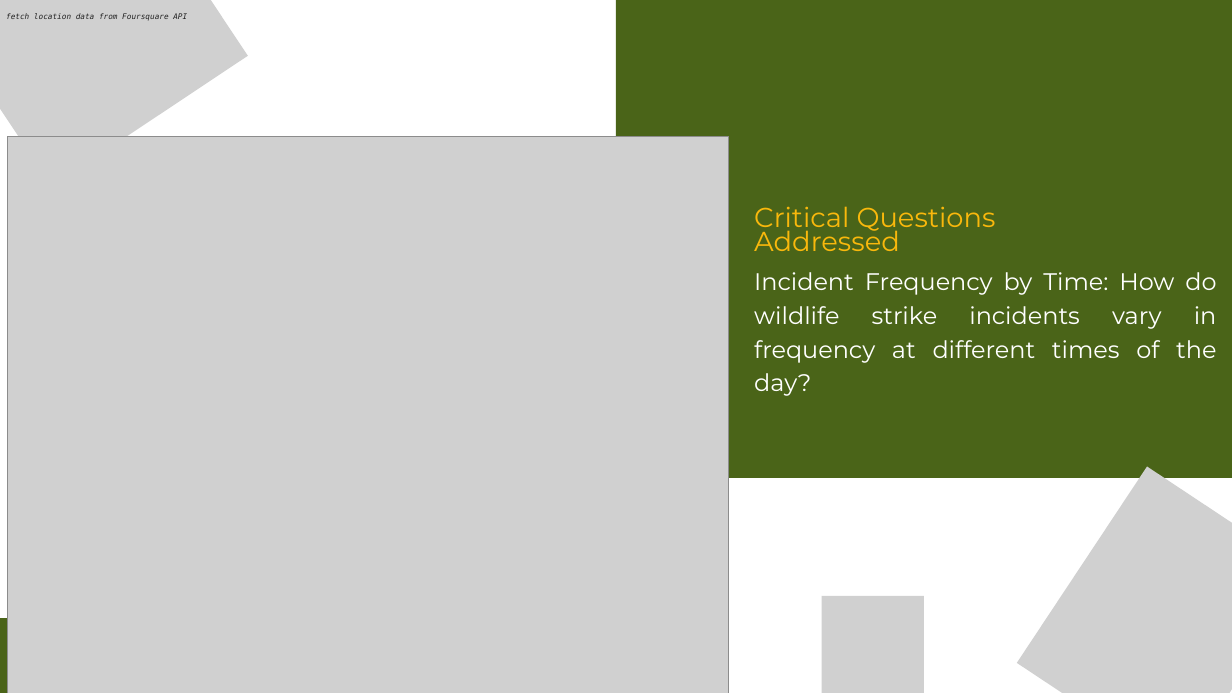
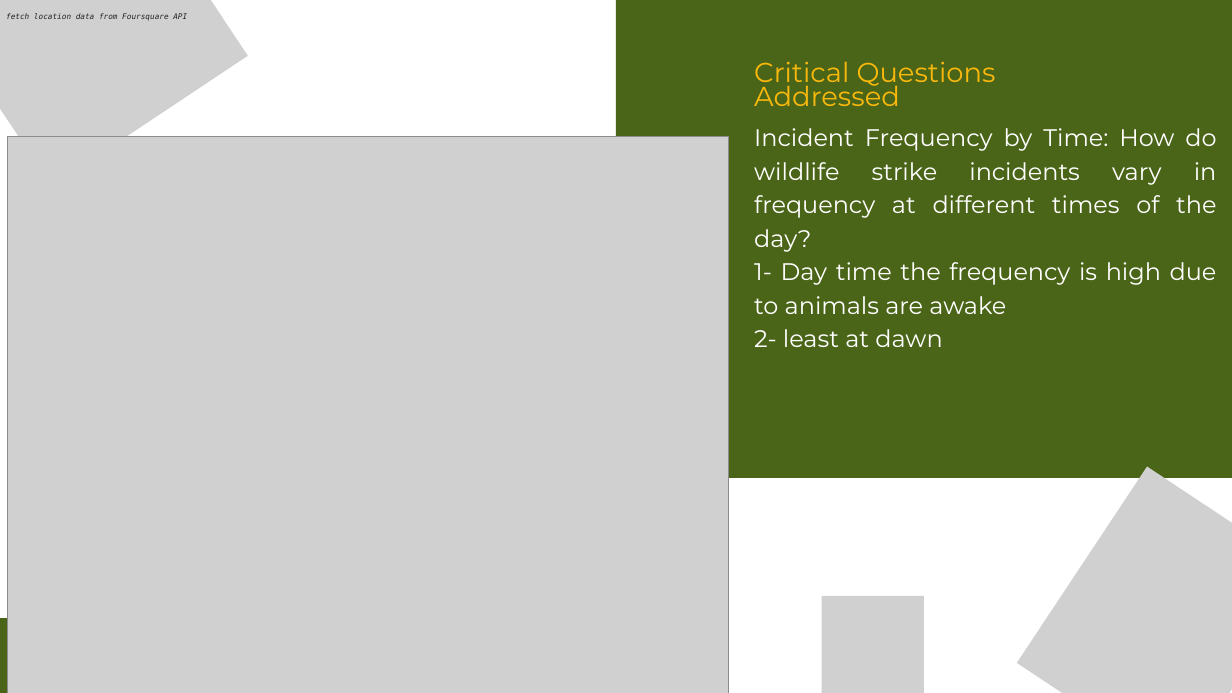
Before and after one commit to fursuf1/Tableau, a slide deck: slide 8 of Files/Tableau FAA-Project .pptx. Drawn at 1232x693 pixels with LibreOffice and Linux fonts; fonts in the diff are those of the drawing; grey boxes stand for pictures. Boxes give left, top, right and bottom in pixels: in the first picture for what was removed or moved away, otherwise in the second. Text is boxed around its words. In the diff, an @@ line names an element or a change of style, - is before the commit and + after.

```diff
--- a/Files/Tableau FAA-Project .pptx
+++ b/Files/Tableau FAA-Project .pptx
@@ text "Critical Questions Addressed" moved from (x1=754, y1=206, x2=996, y2=251) to (x1=754, y1=61, x2=996, y2=106) @@
@@ text "Incident Frequency by Time: How ..." moved from (x1=754, y1=272, x2=1217, y2=396) to (x1=754, y1=128, x2=1217, y2=347) @@
@@ text at (x1=754, y1=262, x2=1217, y2=347): paragraphs added @@
+1- Day time the frequency is high due to animals are awake
+2- least at dawn
```
Also in this commit, not shown: 6 other slides changed, 3 other files.
